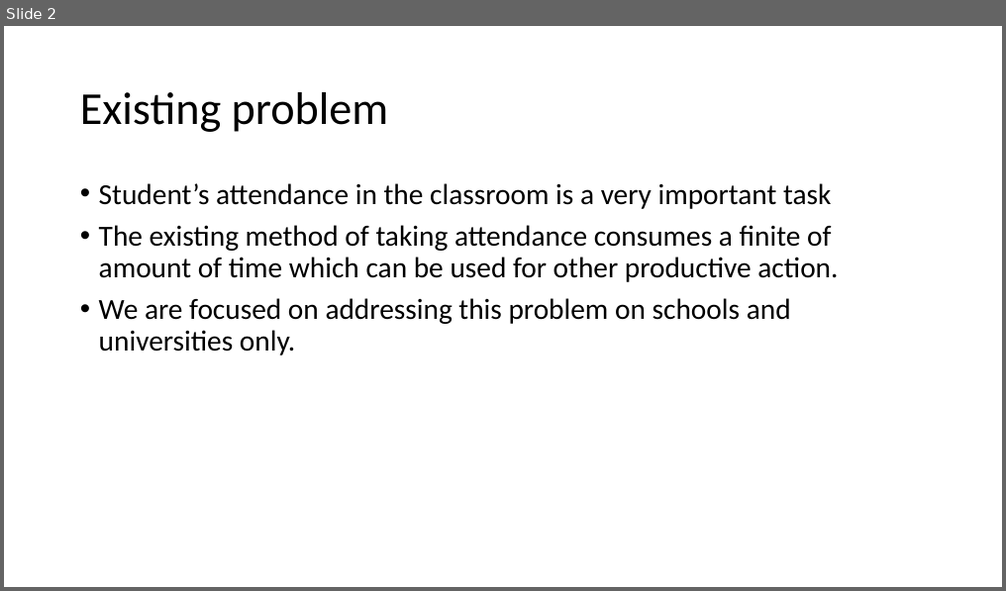
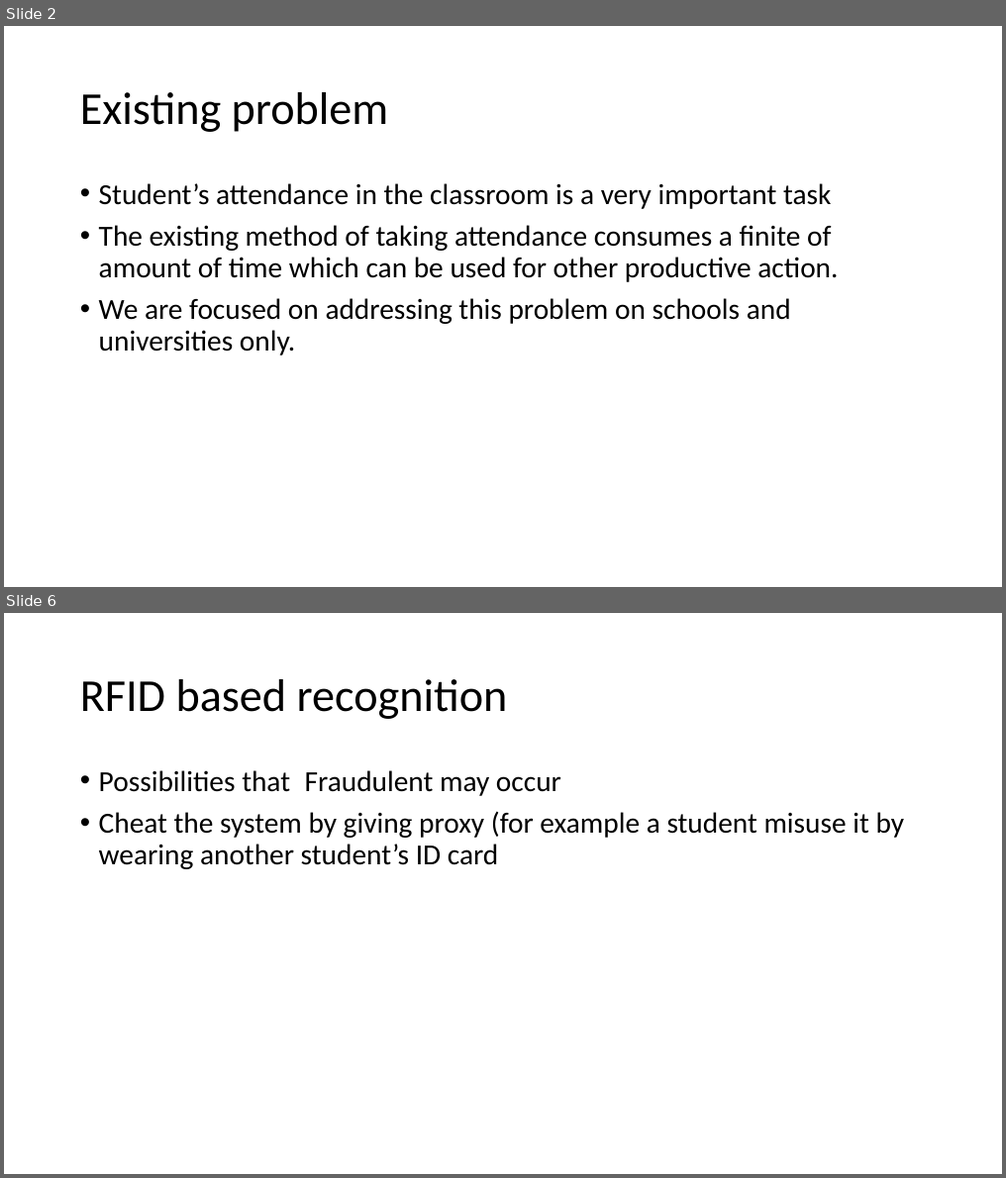
Before and after one commit to Chandru-crypted/Attendance_system_using_facial_recognition, a slide deck: Problem statement.pptx. Shown one above the other, each under a label of ours: slide 2 before the commit, slides 2 and 6 after it; the slides between them are not shown. The pictures are 1006x591 and 1006x1178 pixels, drawn with LibreOffice and Linux fonts; fonts in the diff are those of the drawing. Boxes give left, top, right and bottom in pixels: in the first picture for what was removed or moved away, otherwise in the second. Text is boxed around its words. In the diff, an @@ line names an element or a change of style, - is before the commit and + after.

```diff
--- a/Problem statement.pptx
+++ b/Problem statement.pptx
@@ slide 6 added at [4,613,1002,1174], background #FFFFFF @@
@@ title added at [80,679,508,719], 44 pt, text #000000 @@
+RFID based recognition
@@ text added at [99,770,905,869], 28 pt, text #000000 @@
+• Possibilities that Fraudulent may occur
+• Cheat the system by giving proxy (for example a student misuse it by wearing another student’s ID card
```
Also in this commit, not shown: 2 slides changed, 4 other slides added.
